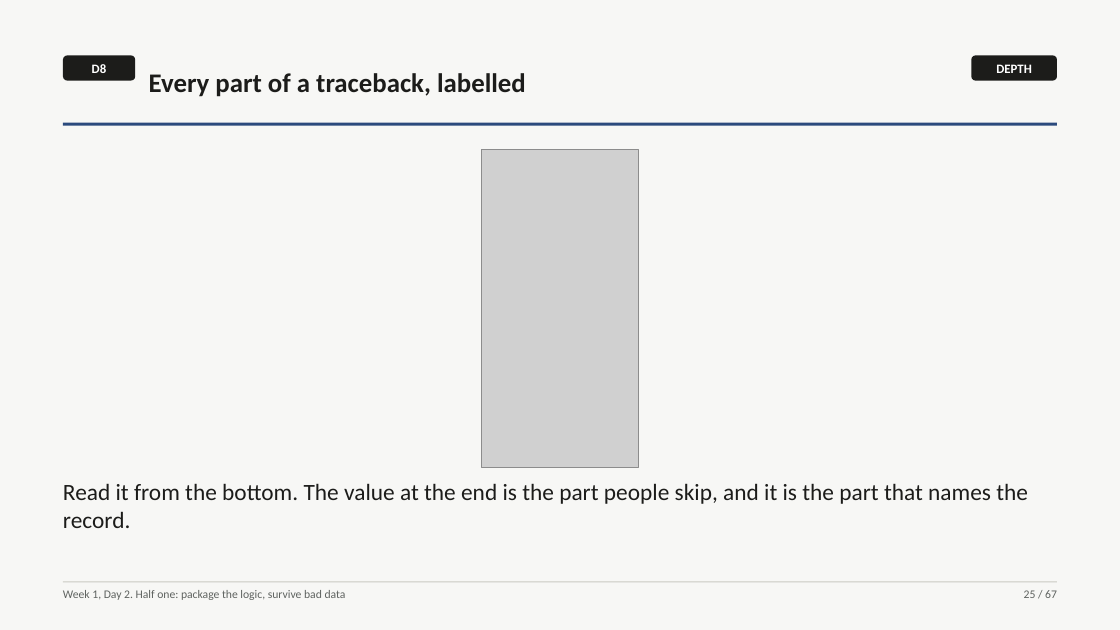
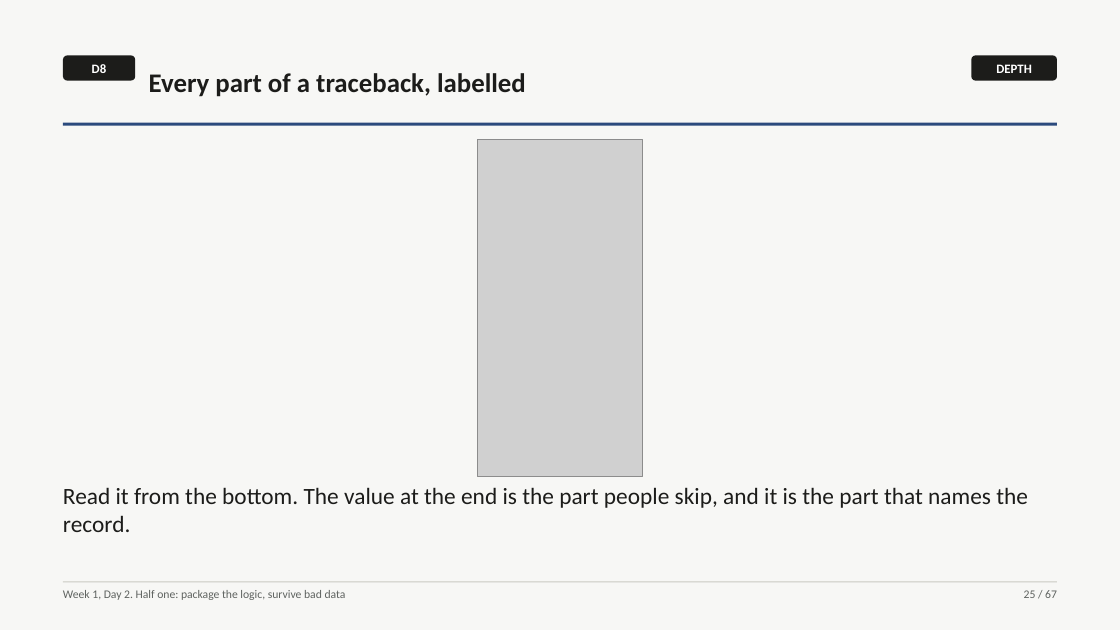
Before and after one commit to fde-academy-lab/c2-content-factory, a slide deck: slide 25 of content/W01/D2/slides/C2_W01_D02_half1_STUDENT.pptx. Drawn at 1120x630 pixels with LibreOffice and Linux fonts; fonts in the diff are those of the drawing; grey boxes stand for pictures. Boxes give left, top, right and bottom in pixels: in the first picture for what was removed or moved away, otherwise in the second. Text is boxed around its words. In the diff, an @@ line names an element or a change of style, - is before the commit and + after.

```diff
--- a/content/W01/D2/slides/C2_W01_D02_half1_STUDENT.pptx
+++ b/content/W01/D2/slides/C2_W01_D02_half1_STUDENT.pptx
@@ picture: place and size @@
-picture at [482, 150, 639, 467]
+picture at [477, 139, 643, 476]
@@ text "Read it from the bottom. ...": place and size @@
-text "Read it from the bottom. ..." at [63, 483, 1028, 528]
+text "Read it from the bottom. ..." at [63, 487, 1028, 532]
```
Also in this commit, not shown: 4 other slides changed, 23 other files.
